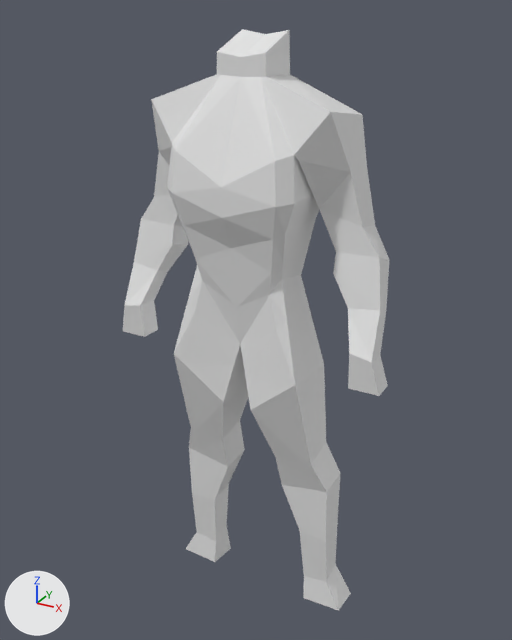
Renders of the Blender file Blender/HumanBase.blend from each side of a commit.
Camera for both pictures: a 50 mm camera at (1.5, -2.69, 1.43) aimed at (-0.02, 0.07, 0.05). The axes (+X, +Y, +Z) are drawn at lower left. The lights are the same throughout.
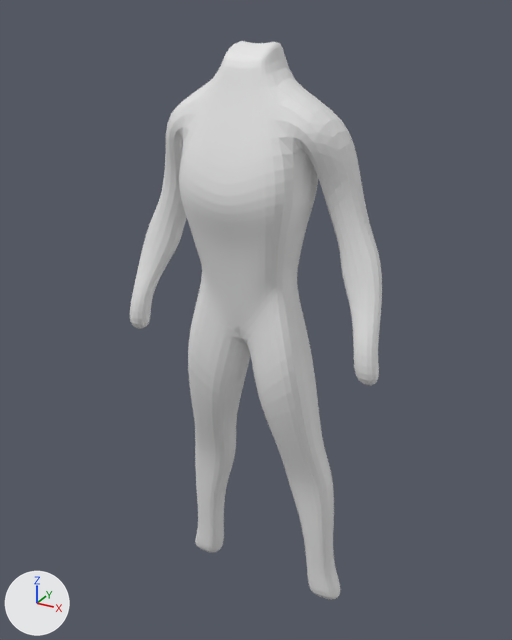
Boxes (x1, y1, x2, y2) around the edits, measured in the pictures (512 x 640 px; the box of a moved part takes in the faces that stretch with it):
'Plane', reshaped, modifiers changed: before (123, 29, 389, 611); after (130, 41, 382, 599)
part 1 of me_plane, moved or reshaped: before (167, 29, 339, 611); after (179, 41, 337, 599)

What the commit changed:
me_plane has 112 vertices, 104 faces and spans x -0.69..0.0, y -1.6..1.35, z -0.24..0.26.
me_plane is used by ob_plane; location (0.0, 0.0, 0.0); rotation (1.571, 0.0, 0.0), in degrees (90, 0, 0).
me_plane part 1: 28 of 112 vertices moved; they spanned x -0.46..-0.09, y -1.59..1.35, z -0.24..0.26 and now span x -0.4..-0.06, y -1.59..1.34, z -0.24..0.26; mean shift (0.06, -0.03, 0.0); largest move (-0.17, 0.3, 0.15) -> (-0.12, 0.2, 0.14).
Object 'Plane' (ob_plane) gains a SUBSURF modifier named 'Subdivision'.
Modifier setting: levels = 0.
